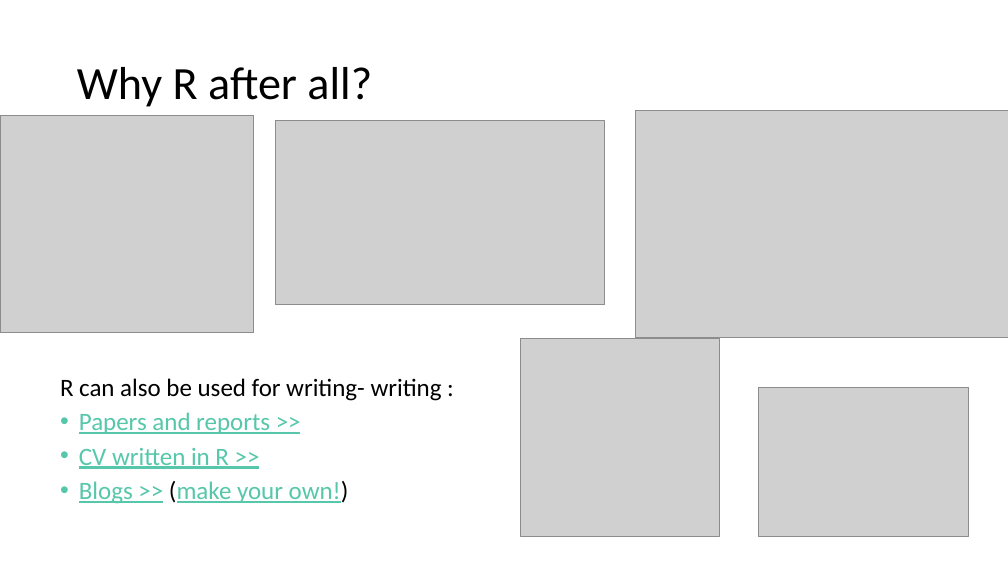
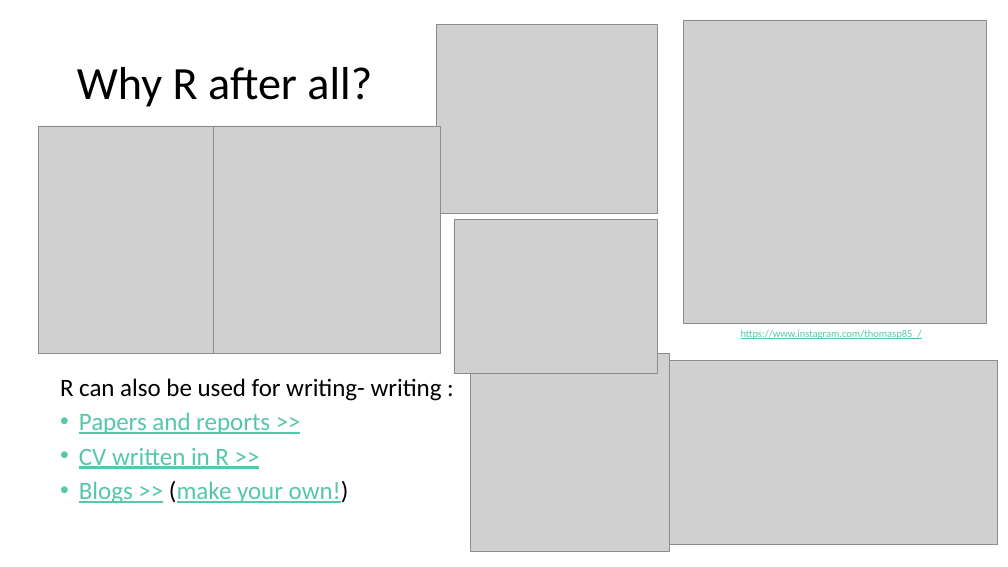
Before and after one commit to mattansb/Practical-Applications-in-R-for-Psychologists, a slide deck: slide 6 of 01 intro/Intro to R.pptx. Drawn at 1008x567 pixels with LibreOffice and Linux fonts; fonts in the diff are those of the drawing; grey boxes stand for pictures. Boxes give left, top, right and bottom in pixels: in the first picture for what was removed or moved away, otherwise in the second. Text is boxed around its words. In the diff, an @@ line names an element or a change of style, - is before the commit and + after.

```diff
--- a/01 intro/Intro to R.pptx
+++ b/01 intro/Intro to R.pptx
@@ picture: place and size @@
-picture at bbox=[0, 116, 253, 333]
+picture at bbox=[437, 24, 658, 213]
@@ picture: place and size @@
-picture at bbox=[636, 110, 1008, 338]
+picture at bbox=[684, 20, 986, 323]
@@ picture added at bbox=[39, 126, 411, 354] @@
@@ picture added at bbox=[214, 126, 441, 354] @@
@@ picture added at bbox=[454, 219, 657, 373] @@
@@ picture: place and size @@
-picture at bbox=[521, 339, 719, 537]
+picture at bbox=[470, 353, 668, 551]
@@ text added at bbox=[741, 330, 922, 339], 10 pt, text #56C7AA, underline @@
+https://www.instagram.com/thomasp85_/
@@ picture: place and size @@
-picture at bbox=[276, 120, 605, 305]
+picture at bbox=[669, 361, 998, 545]
@@ picture removed at bbox=[759, 387, 969, 537] @@
```
Also in this commit, not shown: 1 other slide changed.
